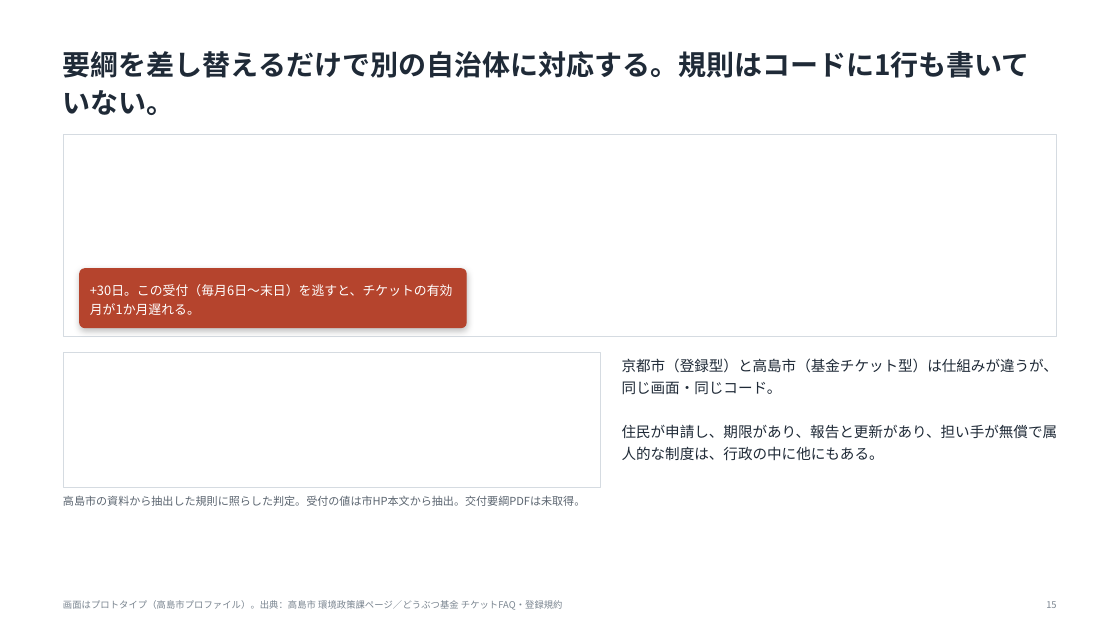
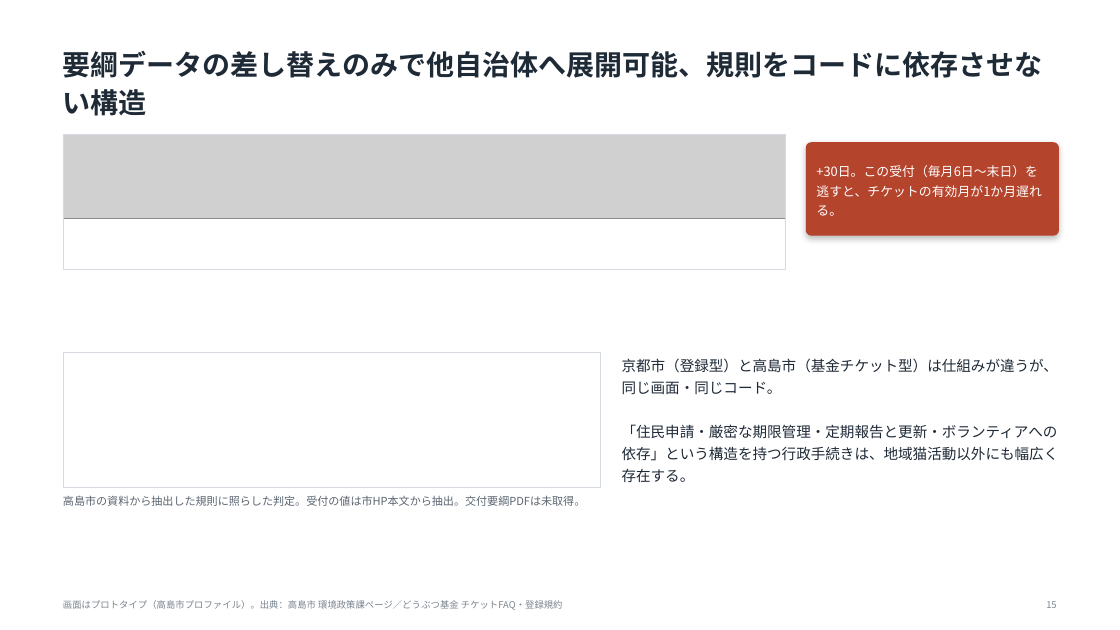
Before and after one commit to tsurutontan634/VORN, a slide deck: slide 15 of docs/deck3/nekonote_VORN2026.pptx. Drawn at 1120x630 pixels with LibreOffice and Linux fonts; fonts in the diff are those of the drawing; grey boxes stand for pictures; background and template pictures are left out. Boxes give left, top, right and bottom in pixels: in the first picture for what was removed or moved away, otherwise in the second. Text is boxed around its words. In the diff, an @@ line names an element or a change of style, - is before the commit and + after.

```diff
--- a/docs/deck3/nekonote_VORN2026.pptx
+++ b/docs/deck3/nekonote_VORN2026.pptx
@@ text at [63, 51, 1043, 116]: text changed @@
-要綱を差し替えるだけで別の自治体に対応する。規則はコードに1行も書いていない。
+要綱データの差し替えのみで他自治体へ展開可能、規則をコードに依存させない構造
@@ rectangle: place and size @@
-rectangle at [63, 134, 1057, 336]
+rectangle at [63, 134, 786, 270]
@@ picture added at [63, 134, 786, 218] @@
@@ rounded rectangle: place and size @@
-rounded rectangle at [80, 269, 466, 328]
+rounded rectangle at [807, 143, 1059, 235]
@@ rounded rectangle at [807, 143, 1059, 235]: proportions changed @@
@@ text "+30日。この受付（毎月6日〜末日）を逃すと、チケットの有効月が1か月遅れる。" rewrapped from [90, 284, 453, 315] to [816, 165, 1042, 216] @@
@@ text at [622, 424, 1059, 482]: text changed @@
-住民が申請し、期限があり、報告と更新があり、担い手が無償で属人的な制度は、行政の中に他にもある。
+「住民申請・厳密な期限管理・定期報告と更新・ボランティアへの依存」という構造を持つ行政手続きは、地域猫活動以外にも幅広く存在する。
```
Also in this commit, not shown: 17 other slides changed, 5 other files.
